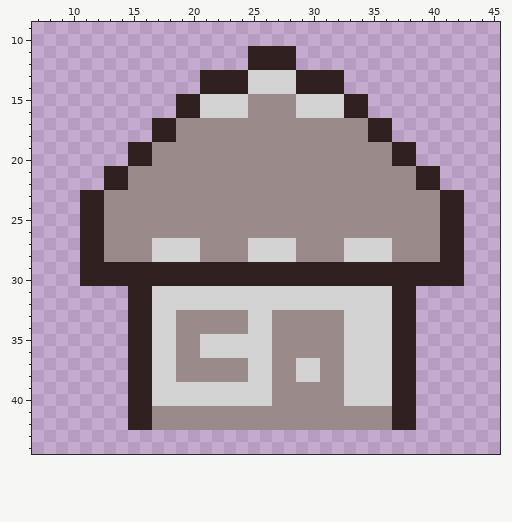
Pixel-art sprite -- images/home.png. Above: the version before the commit.
The file is 53x53 pixels. Shown: x 7..45, y 9..44.
And afterwards:
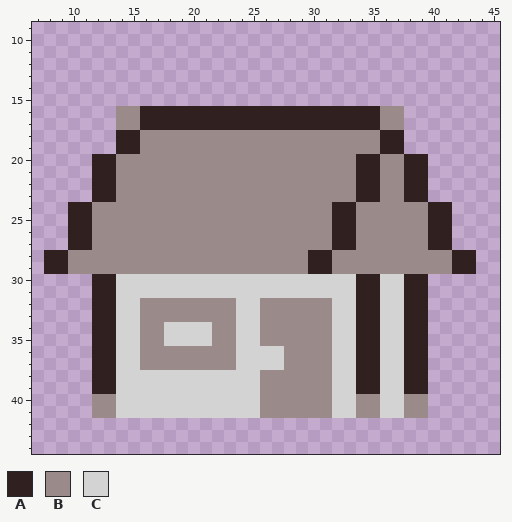
Palette (. is transparent): A #302020  B #9a8a8a  C #d3d3d3
What changed:
The edit adds colour A in row 16 at x 16 to 18 and 35; in row 17 at x 16; in row 18 at x 14 to 15 and 37; in row 19 at x 14; in row 20 at x 12 to 13 and 39; in rows 21 to 22 at x 12.
The edit adds colour A in rows 24 to 27 at x 10; in rows 28 to 29 at x 8 to 9 and 43; in rows 31 to 39 at x 12 to 13 and 39.
Colour B gives way to colour A in row 16 at x 25 to 28; in row 17 at x 19 to 34; in row 19 at x 36; in row 20 at x 34 to 35; in rows 21 to 22 at x 34 to 35 and 38; in row 23 at x 13, 34 to 35 and 38 to 39.
Colour B gives way to colour A in rows 24 to 26 at x 32 to 33 and 40; in row 27 at x 32 and 40; in row 28 at x 30 to 31.
Colour C gives way to colour A in row 16 at x 21 to 24 and 29 to 32; in row 27 at x 33; in rows 31 to 39 at x 34 to 35.
The edit adds colour B in row 16 at x 14 to 15 and 36 to 37; in row 17 at x 14 to 15 and 37; in row 18 at x 16; in row 20 at x 14; in rows 28 to 29 at x 10; in rows 40 to 41 at x 12 to 13 and 39.
Colour A gives way to colour B in row 17 at x 36; in row 18 at x 17 to 18 and 35; in row 19 at x 16; in row 20 at x 15 to 16 and 37; in rows 21 to 22 at x 14; in rows 24 to 27 at x 12.
Colour A gives way to colour B in row 28 at x 11 to 12 and 41; in row 29 at x 11 to 29 and 32 to 41; in rows 32 to 37 at x 16; in rows 40 to 41 at x 38.
Colour C gives way to colour B in row 27 at x 17 to 20, 25 to 28 and 34 to 36; in row 28 at x 17 to 20, 25 to 28 and 33 to 36; in row 32 at x 17 to 23 and 26 to 31; in row 33 at x 17 to 18 and 26; in row 34 at x 17 and 26; in row 35 at x 17, 22 to 23 and 26.
Colour C gives way to colour B in row 36 at x 17 to 18 and 21 to 23; in row 37 at x 17 to 18 and 29 to 30; in row 38 at x 26 and 29 to 30; in row 39 at x 26; in row 40 at x 26 and 34 to 35.
The edit adds colour C in rows 31 to 41 at x 14.
Colour A gives way to colour C in row 30 at x 14 to 33 and 36 to 37; in row 31 at x 15 to 16 and 37; in rows 32 to 37 at x 15 and 37; in rows 38 to 41 at x 15 to 16 and 37.
Colour B gives way to colour C in row 33 at x 24 and 32; in row 34 at x 19 to 21, 24 and 32; in row 35 at x 19 to 20 and 32; in row 36 at x 27 and 32; in row 37 at x 24, 27 and 32; in row 38 at x 19 to 24 and 32.
Colour B gives way to colour C in rows 39 to 40 at x 32; in row 41 at x 17 to 25, 32 to 33 and 36.
Colour A is gone in rows 11 to 12 at x 25 to 28; in rows 13 to 14 at x 21 to 24 and 29 to 32; in row 15 at x 19 to 20 and 33 to 34; in row 19 at x 38; in rows 21 to 22 at x 40; in row 23 at x 11 and 41 to 42.
Colour A is gone in rows 24 to 27 at x 42; in row 30 at x 11 and 40 to 42; in row 42 at x 15 to 16 and 37 to 38.
Colour B is gone in row 15 at x 25 to 28; in row 23 at x 40; in row 42 at x 17 to 36.
Colour C is gone in rows 13 to 14 at x 25 to 28; in row 15 at x 21 to 24 and 29 to 32.
Where, in picture pixels (left, top, right, bottom), the same in both pictures:
changed: (44, 46, 476, 430)
